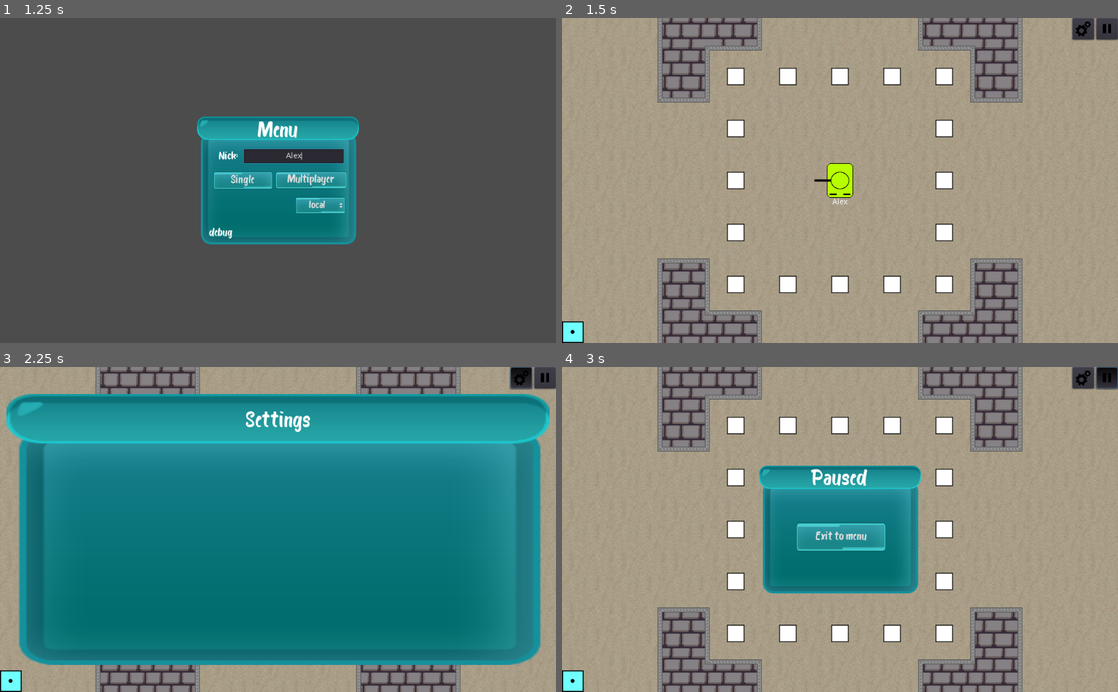
Above: before the commit, frames 1-4 (two rows, left to right).
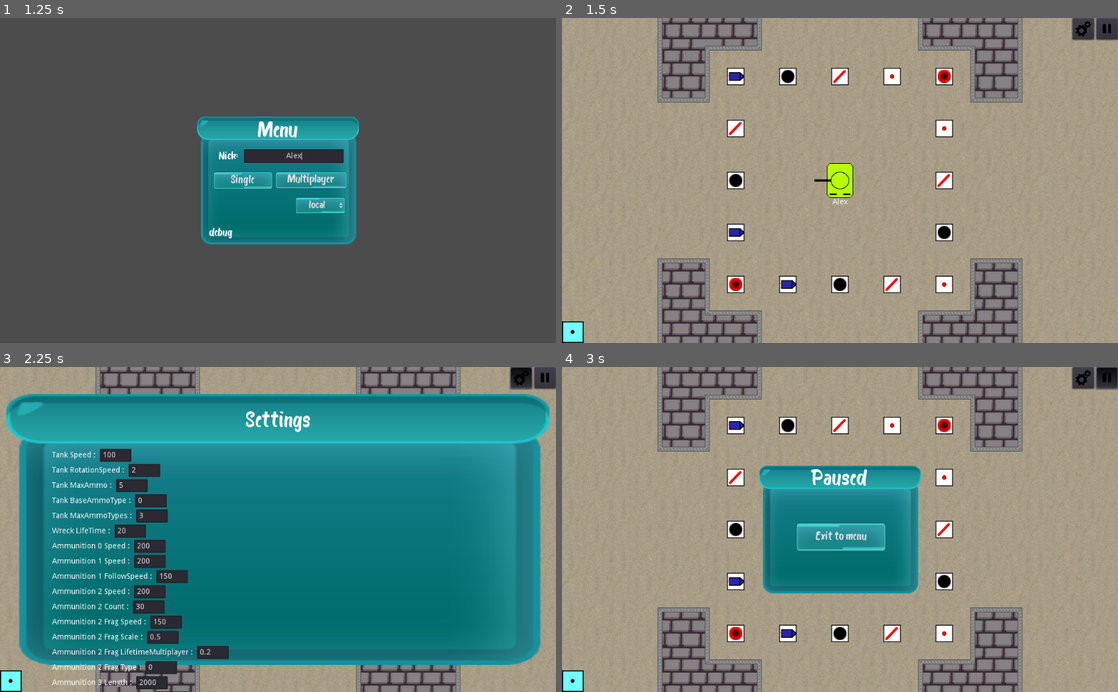
Above: after the commit, the same moments.

Repository: mm-102/godot_tanks
Game: Godot game, scene res://GameModeMaster.tscn
Two runs of this game, one before a commit and one after it. Both use one fixed random seed, a clock stepped at 60 frames per second and the inputs below.
Inputs (mouse positions are in pixels of both pictures, inside the frame that each line leads up to):
- Up to frame 1 (1.25 s): click (294, 154) at 0.52 s; type "Alex" at 0.6 s
- Up to frame 2 (1.5 s): click "Single" at 1.25 s
- Up to frame 3 (2.25 s): click (522, 376) at 2 s
- Up to frame 4 (3 s): click (1106, 376) at 2.75 s

Frame 1 is identical in both runs. In frame 2, 0.9% of the frame differs, in the area x 29-70%, y 16-85%; in frame 3, 5.7%, in the area x 9-42%, y 25-100%; in frame 4, 0.9%.
Error before the commit: Invalid get index 'SETTINGS' (on base: 'null instance'). (res://Singleplayer/Game/Map/AmmoBoxesMap.gd:13)

Commit message:
Suprise! It works on single xd - Not all options work correctly (ex. max ammo), but some of them yea   > Probably other method will be needed in determinating this setting (ex with max ammo -> var max_ammo and checking how bullets were shooted) - Small graphic changes with Upgrades - Getting kill after death will give you points

Diff:
--- a/Player/Player_GUI/SettingsWindow.gd
+++ b/Player/Player_GUI/SettingsWindow.gd
@@ -1,7 +1,29 @@
 extends TextureRect
 
+const upgrade_tscn = preload("res://Singleplayer/GUI/Upgrade.tscn")
 
 onready var master_n = get_node(Dir.MASTER)
+onready var upgrade_container = $UpgradeContainer
+
+func _ready():
+	load_upgrades()
+
+func load_upgrades():
+	var all_upgrades = GameSettings.STATIC
+	for upgrade_path in all_upgrades:
+		var upgrade_inst = upgrade_tscn.instance()
+		var value = get_value_asterix(upgrade_path)
+		upgrade_inst.connect("text_entered", self, "_on_text_entered")
+		upgrade_inst.setup(upgrade_path, value)
+		upgrade_container.add_child(upgrade_inst)
+
+func get_value_asterix(upgrade_path):
+	var last_path_pice = upgrade_path.pop_back()
+	var temp_dict = GameSettings.Dynamic
+	for path_pice in upgrade_path:
+		temp_dict = temp_dict[path_pice]
+	upgrade_path.append(last_path_pice)
+	return temp_dict[last_path_pice]
 
 
 func _on_SettingsButton_toggled(button_pressed):
@@ -9,3 +31,11 @@
 	if !(is_multiplayer): # just in case
 		get_tree().paused = button_pressed
 	set_visible(button_pressed)
+
+func _on_text_entered(path, new_value):
+	var last_path_pice = path.pop_back()
+	var temp_dict = GameSettings.Dynamic
+	for pice in path:
+		temp_dict = temp_dict[pice]
+	path.append(last_path_pice)
+	temp_dict[last_path_pice] = int(new_value)
--- a/Player/Player_GUI/Upgrade.gd
+++ b/Player/Player_GUI/Upgrade.gd
@@ -19,6 +19,10 @@
 	label_name.text = name
 
 func disable(value):
+	if value == true:
+		label_name.set_modulate(Color(1,1,1,0.3))
+	else:
+		label_name.set_modulate(Color(1,1,1,1))
 	button.set_disabled(value)
 
 func _on_TextureRect_pressed():
--- a/Player/Player_GUI/UpgradeSelector.gd
+++ b/Player/Player_GUI/UpgradeSelector.gd
@@ -9,17 +9,25 @@
 
 func _ready():
 	Transfer.connect("recive_player_possible_upgrades", self, "show_upgrades")
+	#show_upgrades({"State": "SelfDestroyed", "Points": 2, "Upgrades": [["Tank", "Speed"]]})
 
 
 func show_upgrades(data):
+	if data.State == null:
+		points_left.text = str(int(points_left.get_text()) + data.AdditionalPoint)
+		show()
+		if !label_self_destroyed.is_visible():
+			return
+		disable_buttons(false)
+		return
 	points_left.text = str(data.Points)
 	match data.State:
 		"Normal":
 			background.get_stylebox("panel").set_bg_color(Color(0,0.2,1,0.3))
 			pass
 		"SelfDestroyed":
-			background.get_stylebox("panel").set_bg_color(Color(0.1,0.1,0.1,0.5))
-			points_left.text = points_left.text + " (Self-destroyed. No points)"
+			background.get_stylebox("panel").set_bg_color(Color(0.1,0.1,0.1,0.8))
+			label_self_destroyed.show()
 			disable_buttons(true)
 		"Winner":
 			background.get_stylebox("panel").set_bg_color(Color(0.5,0.2,0.8,0.3))
--- a/Player/Player_GUI/UpgradeSelector.tscn
+++ b/Player/Player_GUI/UpgradeSelector.tscn
@@ -44,7 +44,7 @@
 
 [node name="VBoxContainer" type="VBoxContainer" parent="VBoxContainer/Background"]
 margin_right = 1024.0
-margin_bottom = 30.0
+margin_bottom = 34.0
 size_flags_horizontal = 3
 size_flags_vertical = 0
 
@@ -81,17 +81,16 @@
 margin_right = 632.0
 margin_bottom = 64.0
 size_flags_horizontal = 4
-custom_colors/font_color = Color( 1, 0.333333, 0.333333, 1 )
+custom_colors/font_color = Color( 0.729412, 0.333333, 0.333333, 1 )
 text = "(Self-destroyed)"
 
-[node name="UpgradeContainer" type="HBoxContainer" parent="VBoxContainer/Background"]
+[node name="UpgradeContainer" type="HBoxContainer" parent="VBoxContainer/Background/VBoxContainer"]
 unique_name_in_owner = true
-margin_left = 512.0
-margin_top = 126.0
-margin_right = 512.0
-margin_bottom = 126.0
-size_flags_horizontal = 4
-size_flags_vertical = 4
+margin_top = 34.0
+margin_right = 1024.0
+margin_bottom = 34.0
+size_flags_horizontal = 3
+size_flags_vertical = 0
 
 [node name="MarginContainer" type="MarginContainer" parent="VBoxContainer"]
 margin_top = 521.0
--- a/Player/Projectiles/Projectile.gd
+++ b/Player/Projectiles/Projectile.gd
@@ -2,7 +2,6 @@
 class_name Projectile
 
 var s:Dictionary
-var SPEED = null
 
 var player_path = NodePath("")
 var bullet_state_queue: Array
@@ -15,7 +14,7 @@
 	player_path = player.get_path()
 	var point = player.get_node("%BulletPoint")
 	position = point.global_position
-	set_linear_velocity(Vector2.UP.rotated(point.global_rotation))
+	set_linear_velocity(Vector2.UP.rotated(point.global_rotation) * s.Speed)
 
 func setup_multi(bullet_data : Dictionary):
 	set_name(bullet_data.ID)
@@ -31,8 +30,8 @@
 
 func _ready():
 	if !$"/root/Master".is_multiplayer:
-		if player_path != NodePath(""):
-			linear_velocity *= SPEED
+#		if player_path != NodePath(""):
+#			linear_velocity *= SPEED
 		connect("body_entered", self, "kill_on_singleplayer")
 
 
--- a/Player/Tank/Tank.gd
+++ b/Player/Tank/Tank.gd
@@ -170,7 +170,7 @@
 		wreck.position = position
 		wreck.rotation = rotation
 		wreck.color = color
-		wreck.lifeTime = INF # [info] <----- From tank instance
+		wreck.life_time = INF # [info] <----- From tank instance
 		get_node(Dir.GAME + "/Objects").call_deferred("add_child", wreck)
 
 	var spectator_camera : Camera2D = load("res://Player/Spectator/Spectator.tscn").instance()
--- /dev/null
+++ b/Singleplayer/GUI/Upgrade.gd
@@ -0,0 +1,16 @@
+extends HBoxContainer
+signal text_entered(path, new_text)
+var upgrade_path
+
+func setup(_upgrade_path, value = null):
+	upgrade_path = _upgrade_path
+	var upgrade_name = ""
+	for name_pice in _upgrade_path:
+		upgrade_name += str(name_pice) + " "
+	upgrade_name += ": "
+	$Name.text = upgrade_name
+	$Value.text = str(value)
+
+
+func _on_Value_text_entered(new_text):
+	emit_signal("text_entered", upgrade_path, new_text)
--- /dev/null
+++ b/Singleplayer/GUI/Upgrade.tscn
@@ -0,0 +1,21 @@
+[gd_scene load_steps=2 format=2]
+
+[ext_resource path="res://Singleplayer/GUI/Upgrade.gd" type="Script" id=1]
+
+[node name="Upgrade" type="HBoxContainer"]
+anchor_right = 1.0
+script = ExtResource( 1 )
+
+[node name="Name" type="Label" parent="."]
+margin_top = 5.0
+margin_right = 46.0
+margin_bottom = 19.0
+text = "Name: "
+
+[node name="Value" type="LineEdit" parent="."]
+margin_left = 50.0
+margin_right = 108.0
+margin_bottom = 24.0
+text = "Value"
+
+[connection signal="text_entered" from="Value" to="." method="_on_Value_text_entered"]
--- a/Singleplayer/Game/Map/AmmoBoxesMap.gd
+++ b/Singleplayer/Game/Map/AmmoBoxesMap.gd
@@ -1,7 +1,7 @@
 extends TileMap
 
 const ammo_box_tscn = preload("res://Objects/AmmoBox.tscn")
-
+var s = GameSettings.Dynamic.Tank
 onready var ammo_types_size = Ammunition.TYPES.size()
 onready var ammo_boxes_n = $"%AmmoBoxes"
 
@@ -10,7 +10,7 @@
 	var type = 0
 	for i in cells.size():
 		var box = ammo_box_tscn.instance()
-		if type == $"/root/Master/Settings".SETTINGS.PLAYER_BASE_AMMO_TYPE:
+		if type == s.BaseAmmoType:
 			type = (type + 1) % ammo_types_size
 		box.type = type
 		box.position = (cells[i] + Vector2(0.5,0.5)) * cell_size * scale
--- a/Singleplayer/Main.gd
+++ b/Singleplayer/Main.gd
@@ -3,3 +3,6 @@
 
 var local_player_name = ""
 var local_player_color = Color.blue
+
+func _init():
+	GameSettings.set_dynamic_settings([])
--- a/Singleplayer/Main.tscn
+++ b/Singleplayer/Main.tscn
@@ -177,6 +177,12 @@
 align = 1
 valign = 1
 
+[node name="UpgradeContainer" type="VBoxContainer" parent="GUILayer/GUI/SettingsWindow"]
+margin_left = 84.0
+margin_top = 101.0
+margin_right = 508.0
+margin_bottom = 425.0
+
 [node name="Background" parent="." instance=ExtResource( 3 )]
 
 [connection signal="toggled" from="GUILayer/GUI/TopRightButtons/SettingsButton" to="GUILayer/GUI/TopRightButtons" method="_on_button_toggled" binds= [ "SettingsButton" ]]
